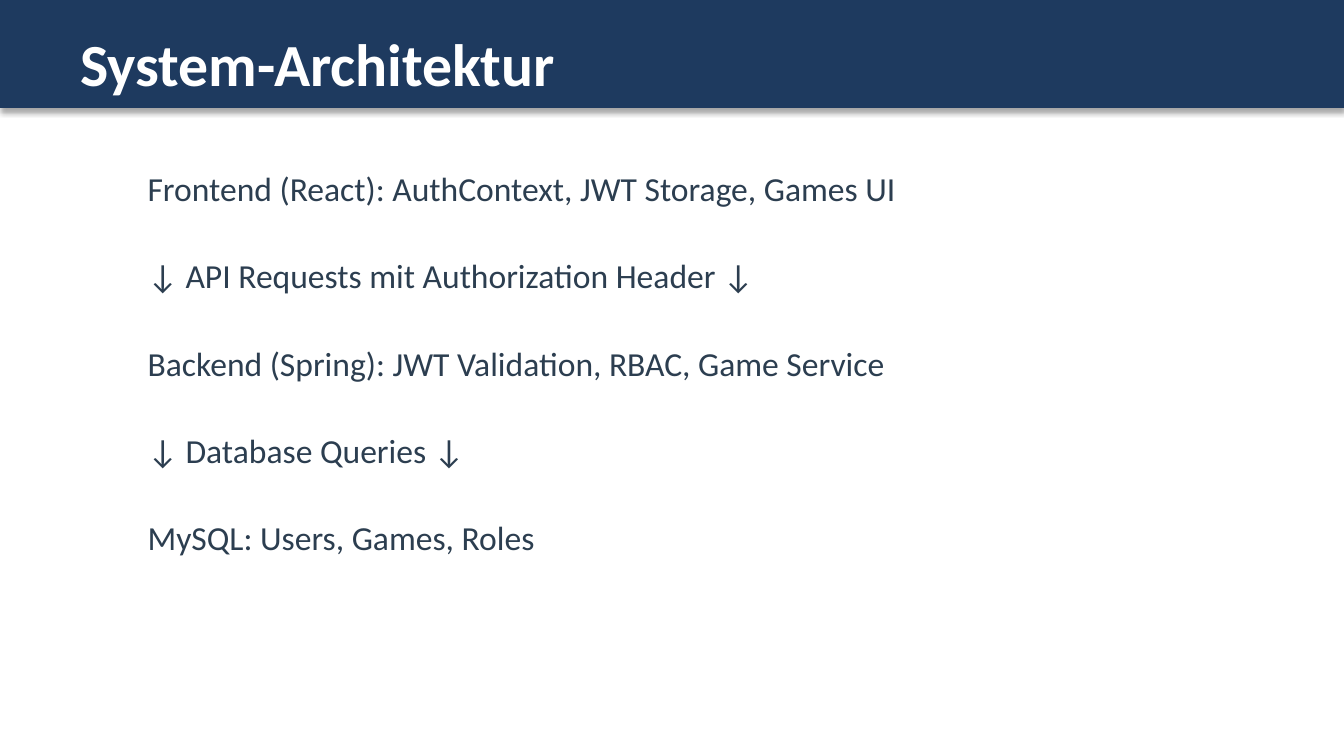
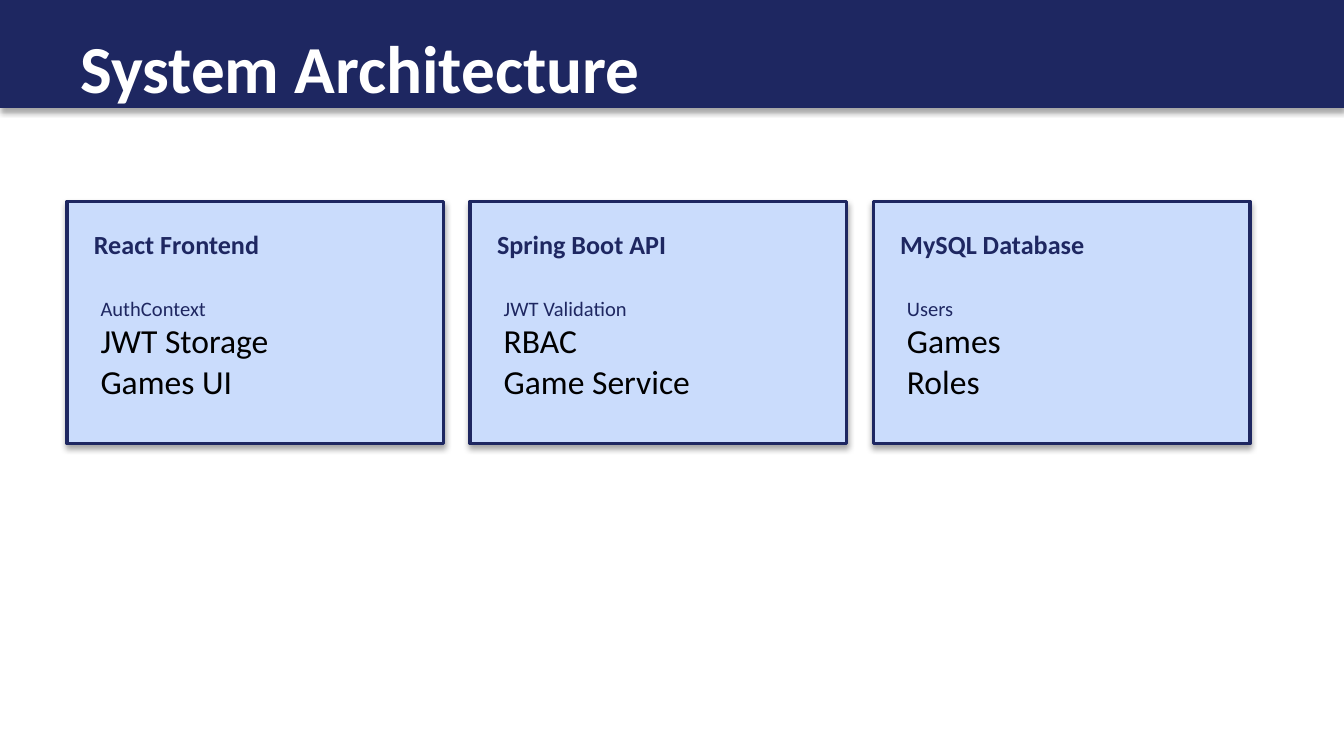
Before and after one commit to Pipo0911/LB-Projekt-M223_Philipp-Seewer, a slide deck: slide 3 of M223_Presentation.pptx. Drawn at 1344x756 pixels with LibreOffice and Linux fonts; fonts in the diff are those of the drawing. Boxes give left, top, right and bottom in pixels: in the first picture for what was removed or moved away, otherwise in the second. Text is boxed around its words. In the diff, an @@ line names an element or a change of style, - is before the commit and + after.

```diff
--- a/M223_Presentation.pptx
+++ b/M223_Presentation.pptx
@@ rectangle at [0, 0, 1344, 108]: fill #1E3A5F to #1E2761; outline #1E3A5F 0.75 pt to #1E2761 0.75 pt @@
@@ text at [80, 46, 640, 110]: text changed; size 32 to 36 pt @@
-System-Architektur
+System Architecture
@@ rectangle added at [67, 202, 444, 444], fill #CADCFC, outline #1E2761 2 pt @@
@@ rectangle added at [470, 202, 847, 444], fill #CADCFC, outline #1E2761 2 pt @@
@@ rectangle added at [874, 202, 1250, 444], fill #CADCFC, outline #1E2761 2 pt @@
@@ text added at [94, 235, 259, 254], 14 pt, text #1E2761, bold @@
+React Frontend
@@ text added at [497, 235, 666, 259], 14 pt, text #1E2761, bold @@
+Spring Boot API
@@ text added at [900, 235, 1085, 258], 14 pt, text #1E2761, bold @@
+MySQL Database
@@ text removed at [186, 264, 716, 294] @@
-↓ API Requests mit Authorization Header ↓
@@ text at [101, 301, 268, 395]: text changed; text colour #2C3E50 to #000000 @@
-Frontend (React): AuthContext, JWT Storage, Games UI
+AuthContext
+JWT Storage
+Games UI
@@ text at [504, 301, 690, 395]: text changed; text colour #2C3E50 to #000000 @@
-Backend (Spring): JWT Validation, RBAC, Game Service
+JWT Validation
+RBAC
+Game Service
@@ text at [907, 303, 1001, 395]: text changed; text colour #2C3E50 to #000000 @@
-MySQL: Users, Games, Roles
+Users
+Games
+Roles
@@ text removed at [186, 439, 426, 468] @@
-↓ Database Queries ↓
```
Also in this commit, not shown: 3 other slides changed, 5 slides added, 4 slides removed, 1 other file.
